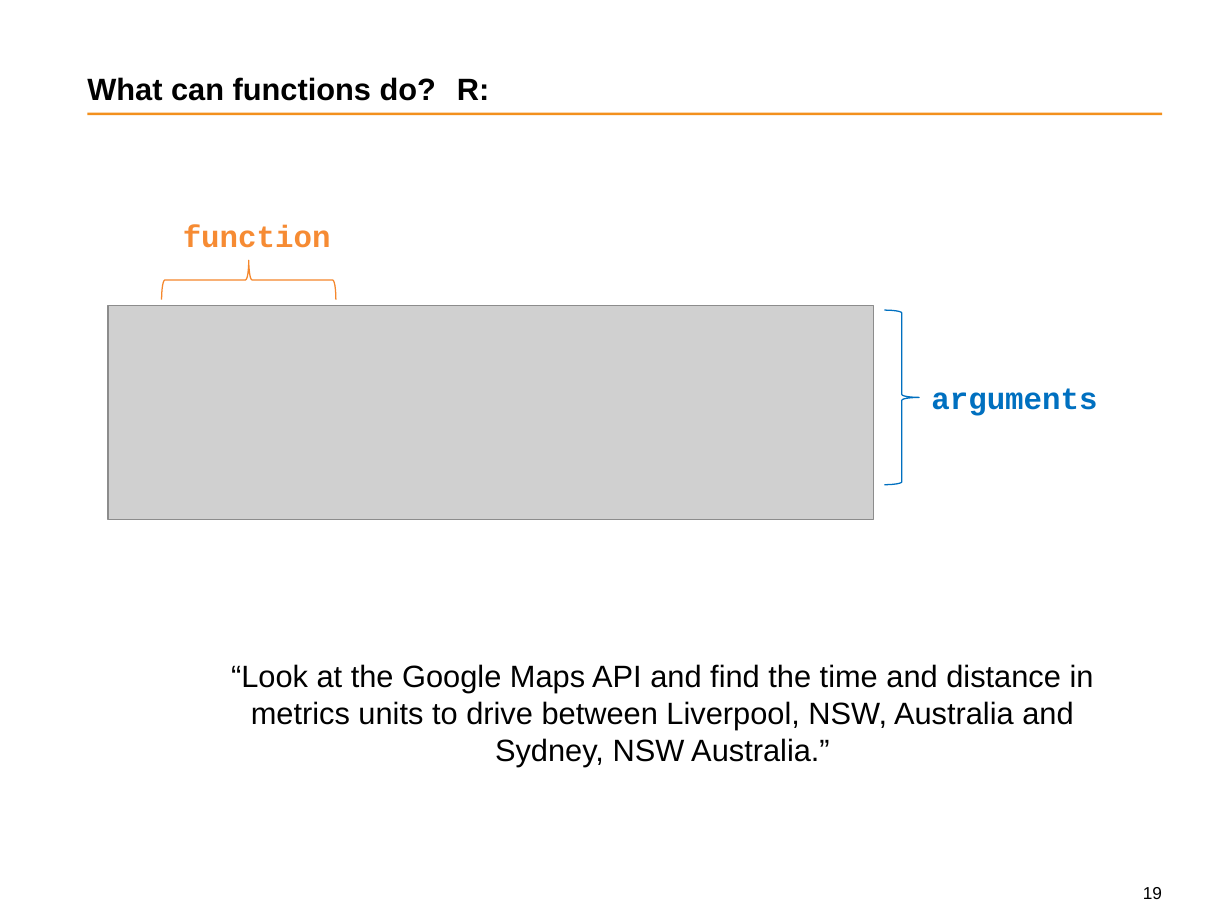
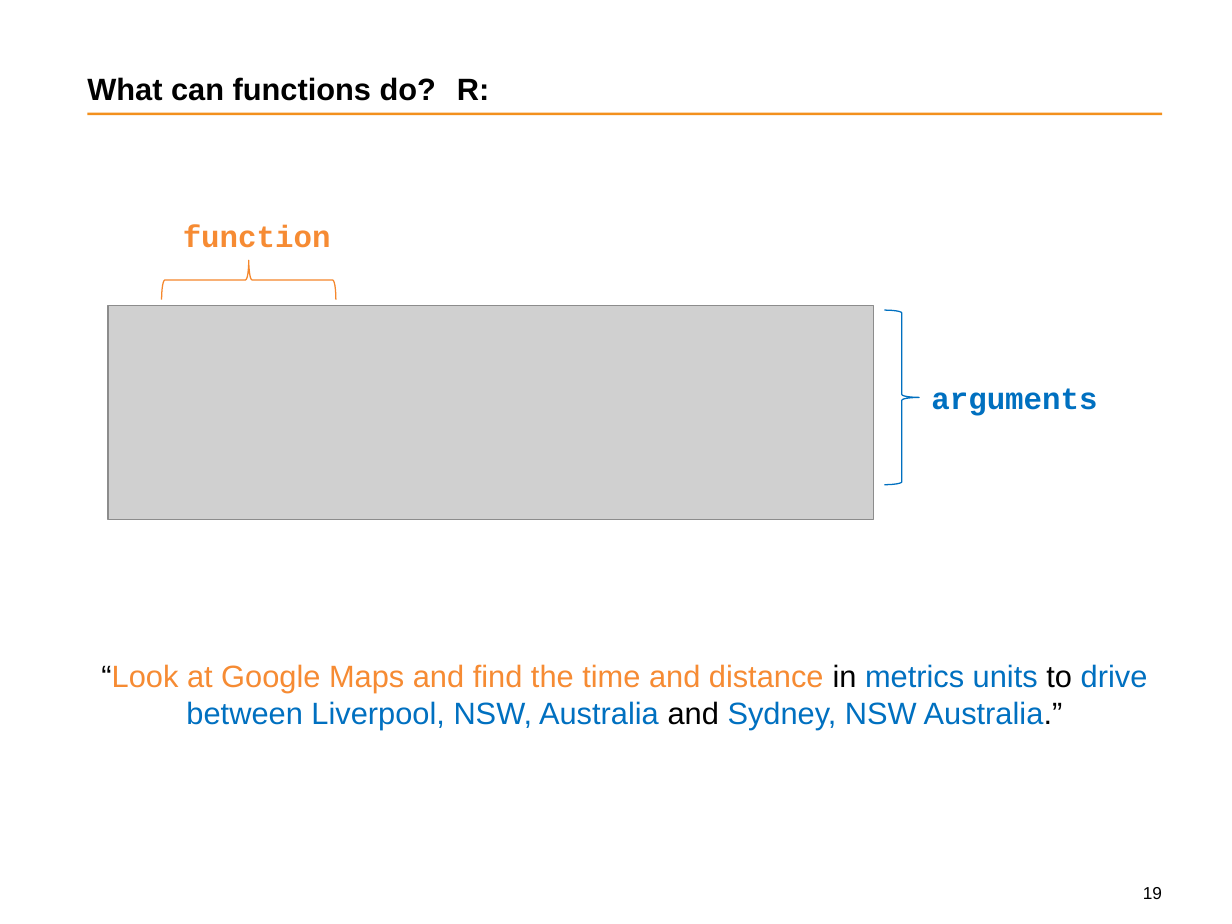
Before and after one commit to wfmackey/dataclass, a slide deck: slide 19 of intern_data_class1806/1_data_class_presentation.pptx. Drawn at 1232x924 pixels with LibreOffice and Linux fonts; fonts in the diff are those of the drawing; grey boxes stand for pictures; background and template pictures are left out. Boxes give left, top, right and bottom in pixels: in the first picture for what was removed or moved away, otherwise in the second. Text is boxed around its words. In the diff, an @@ line names an element or a change of style, - is before the commit and + after.

```diff
--- a/intern_data_class1806/1_data_class_presentation.pptx
+++ b/intern_data_class1806/1_data_class_presentation.pptx
@@ text at (101,664,1148,730): text changed; text colour #000000 to #0070C0 @@
-“Look at the Google Maps API and find the time and distance in metrics units to drive between Liverpool, NSW, Australia and Sydney, NSW Australia.”
+“Look at Google Maps and find the time and distance in metrics units to drive between Liverpool, NSW, Australia and Sydney, NSW Australia.”
```
Also in this commit, not shown: 11 other slides changed, 7 other files.
